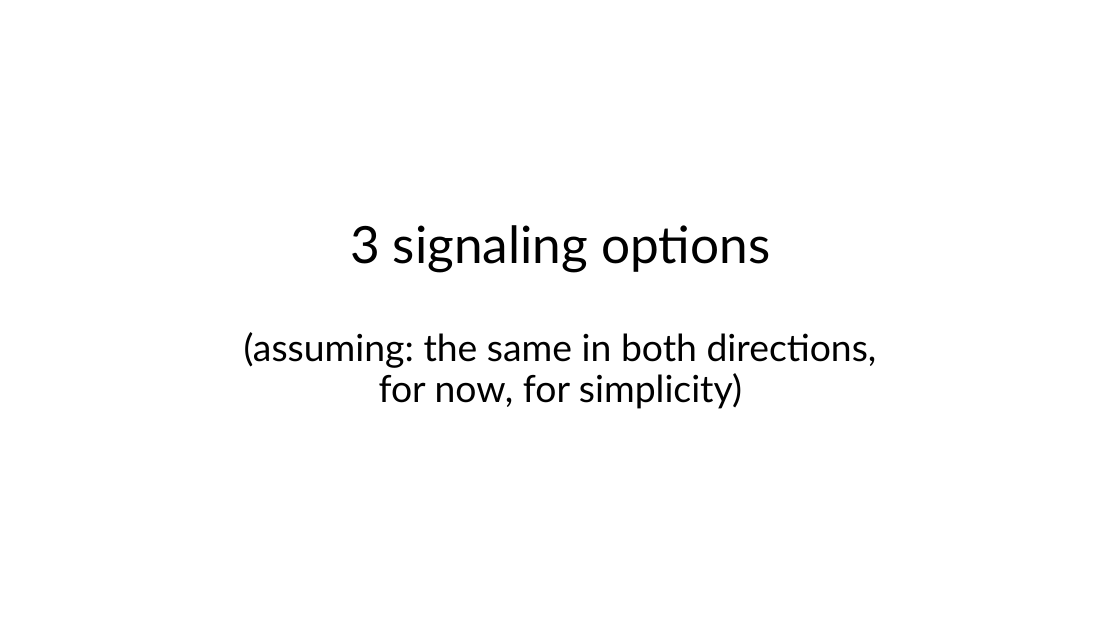
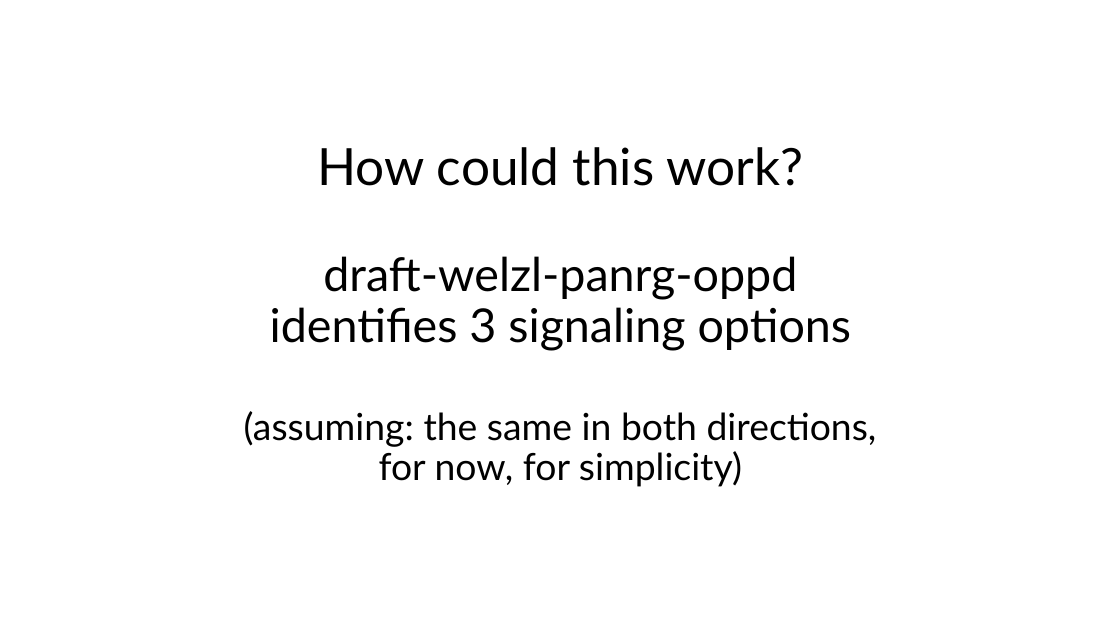
Before and after one commit to mwelzl/oppd, a slide deck: slide 7 of slides/oppd-sidemeeting-dublin.pptx. Drawn at 1120x630 pixels with LibreOffice and Linux fonts; fonts in the diff are those of the drawing. Boxes give left, top, right and bottom in pixels: in the first picture for what was removed or moved away, otherwise in the second. Text is boxed around its words. In the diff, an @@ line names an element or a change of style, - is before the commit and + after.

```diff
--- a/slides/oppd-sidemeeting-dublin.pptx
+++ b/slides/oppd-sidemeeting-dublin.pptx
@@ title at (x1=244, y1=147, x2=877, y2=487): text changed @@
-3 signaling options
-(assuming: the same in both directions,
-for now, for simplicity)
+How could this work?
+draft-welzl-panrg-oppd
+identifies 3 signaling options
+(assuming: the same in both directions,
+for now, for simplicity)
```
Also in this commit, not shown: 1 slide added, 2 other files.
